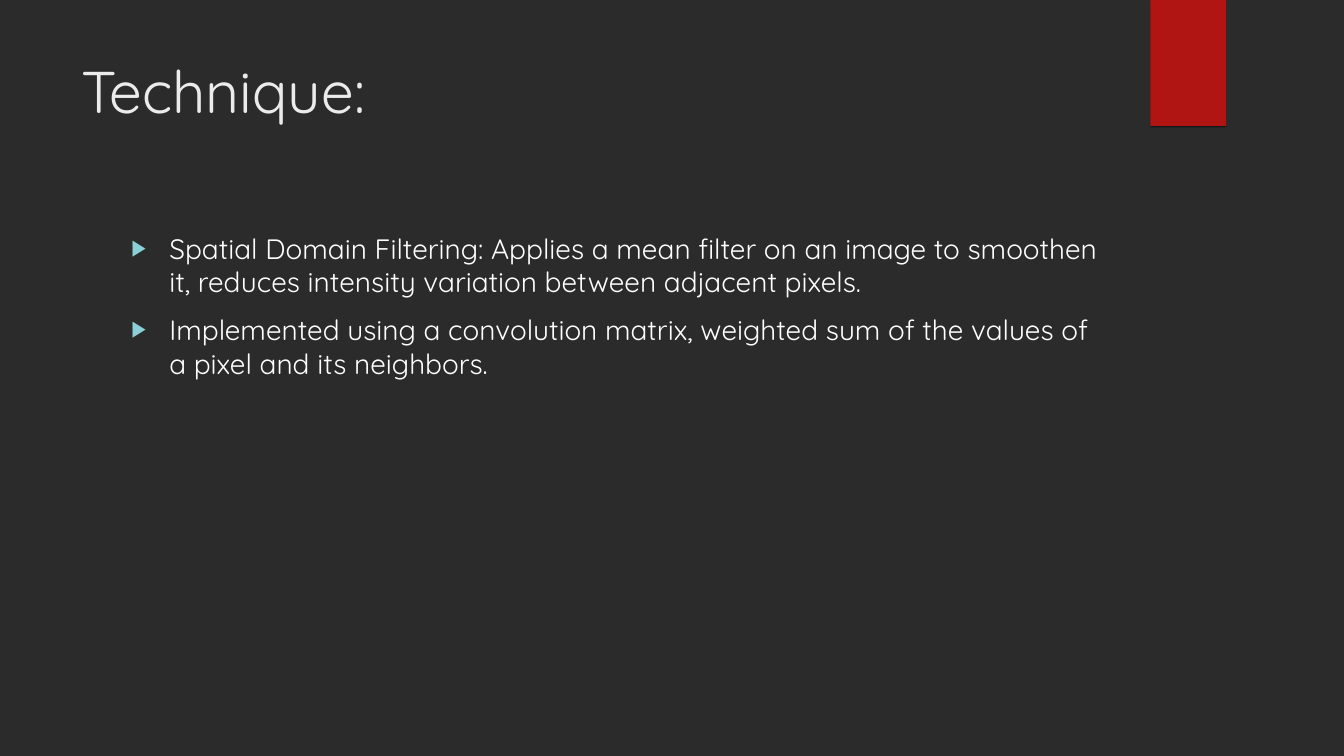
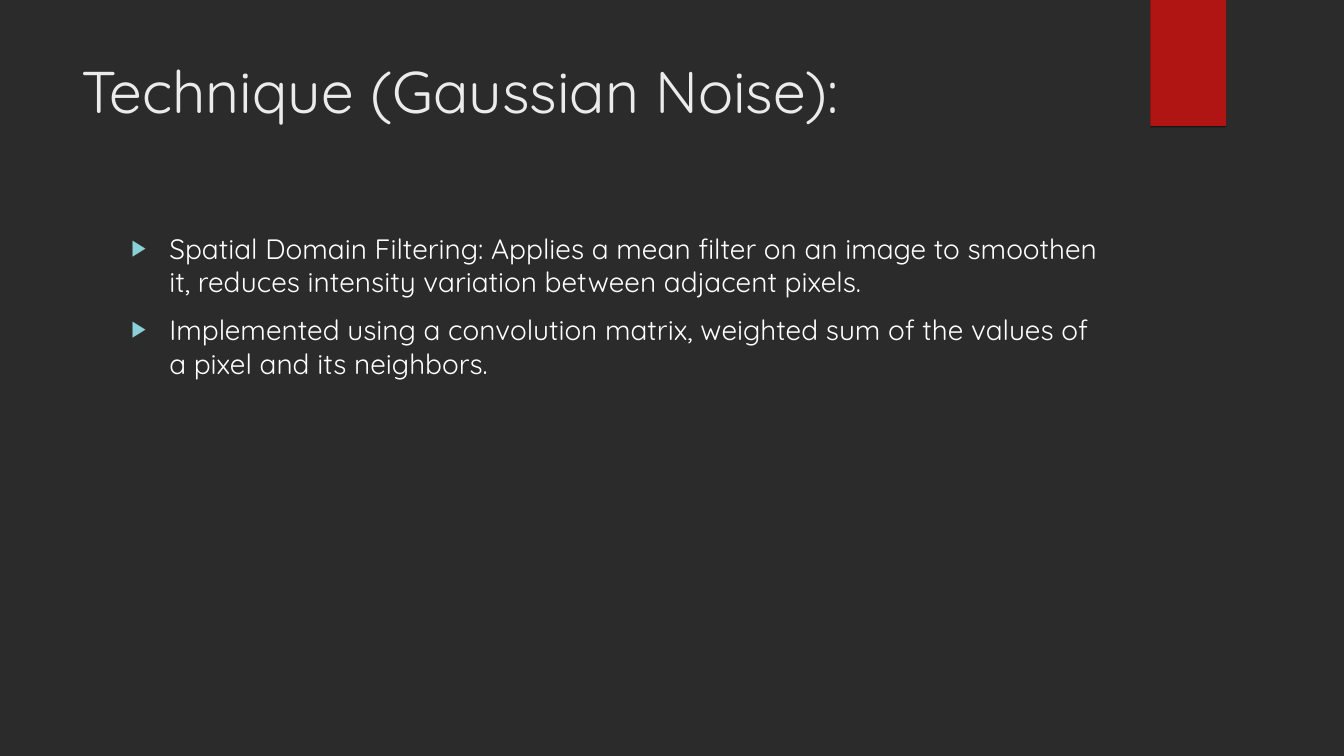
Before and after one commit to nivekranjith/Clarity, a slide deck: slide 4 of Report Presentation/Report Presentation - ppt format.ppt. Drawn at 1344x756 pixels with LibreOffice and Linux fonts; fonts in the diff are those of the drawing; background and template pictures are left out; a plain dark background stands for a picture behind light text. Boxes give left, top, right and bottom in pixels: in the first picture for what was removed or moved away, otherwise in the second. Text is boxed around its words. In the diff, an @@ line names an element or a change of style, - is before the commit and + after.

```diff
--- a/Report Presentation/Report Presentation - ppt format.ppt
+++ b/Report Presentation/Report Presentation - ppt format.ppt
@@ title at [81, 69, 839, 125]: text changed @@
-Technique:
+Technique (Gaussian Noise):
```
Also in this commit, not shown: 2 slides added.
